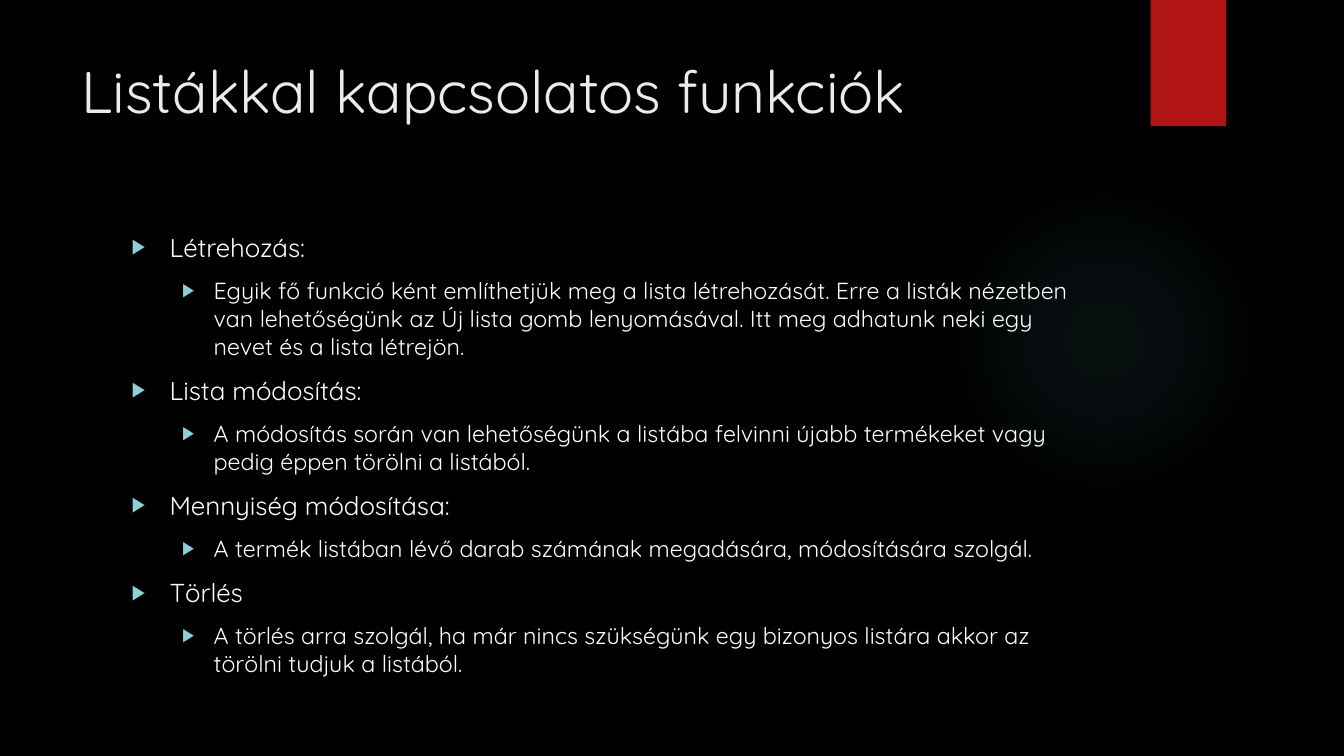
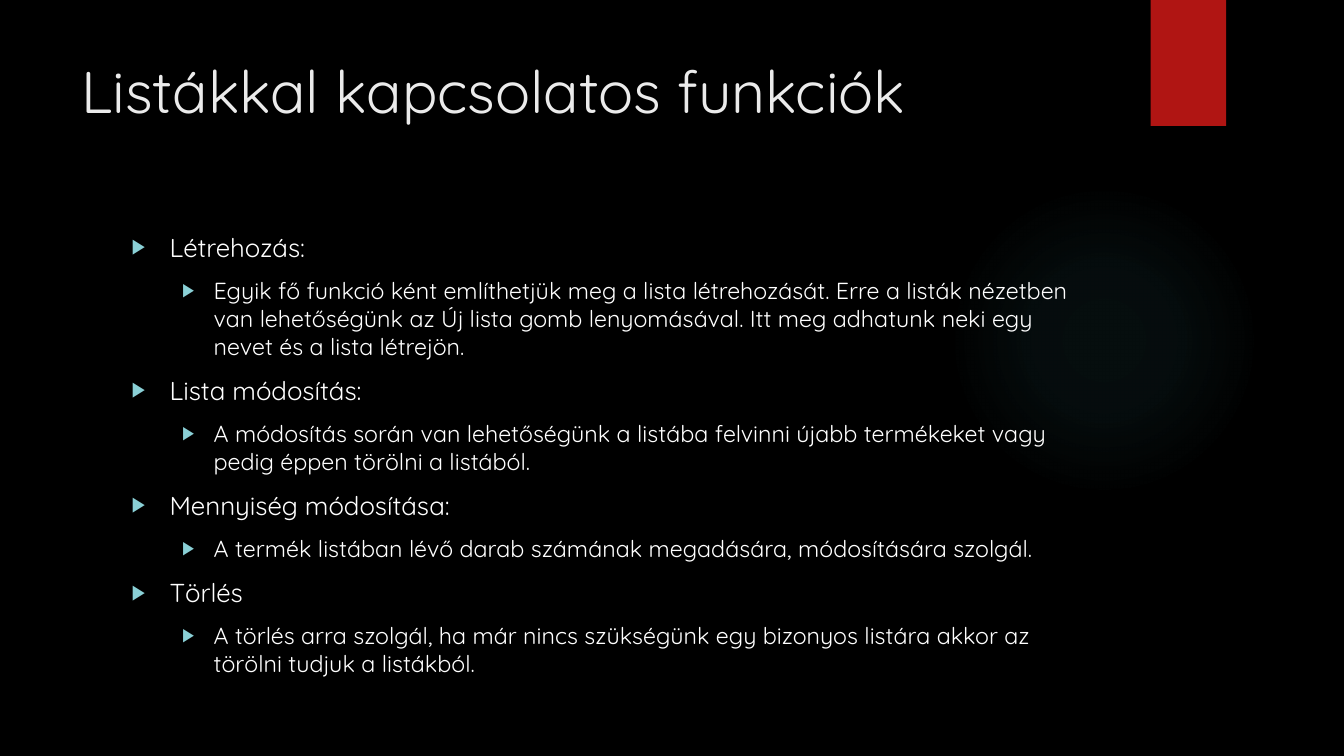
Before and after one commit to horeczky95/Projektlabor, a slide deck: slide 10 of Bolti költés.pptx. Drawn at 1344x756 pixels with LibreOffice and Linux fonts; fonts in the diff are those of the drawing; background and template pictures are left out. Boxes give left, top, right and bottom in pixels: in the first picture for what was removed or moved away, otherwise in the second. Text is boxed around its words. In the diff, an @@ line names an element or a change of style, - is before the commit and + after.

```diff
--- a/Bolti költés.pptx
+++ b/Bolti költés.pptx
@@ text at [214, 627, 1029, 677]: text changed @@
-  ▶ A törlés arra szolgál, ha már nincs szükségünk egy bizonyos listára akkor az törölni tudjuk a listából.
+  ▶ A törlés arra szolgál, ha már nincs szükségünk egy bizonyos listára akkor az törölni tudjuk a listákból.
```
Also in this commit, not shown: 1 other slide changed.
